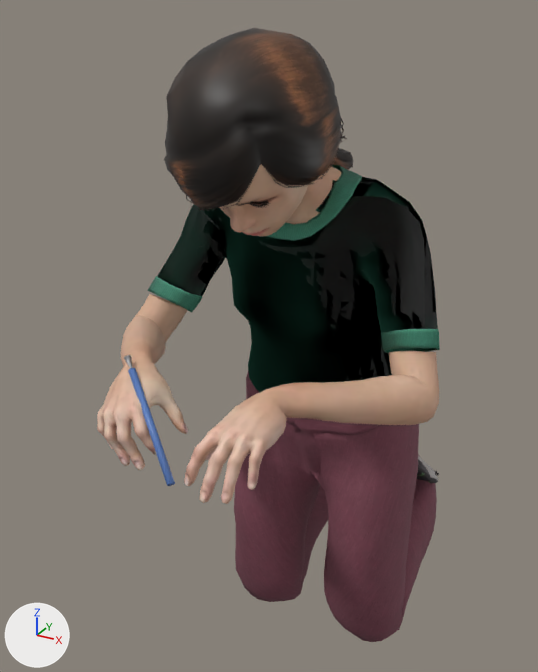
The glTF model assets/props/people-ines-kid-kneel-craft.glb, before and after one commit.
The view is the same before and after, from a 50 mm lens placed at (0.405, -0.846, 0.121), pointed at (-0.064, 0.006, -0.305). Every picture has the same lights, and +X, +Y and +Z are marked at lower left. The picture after the commit comes second. Vertices at exactly the same position are counted once.

The first picture shows 'people-ines-kid-kneel-craft'.
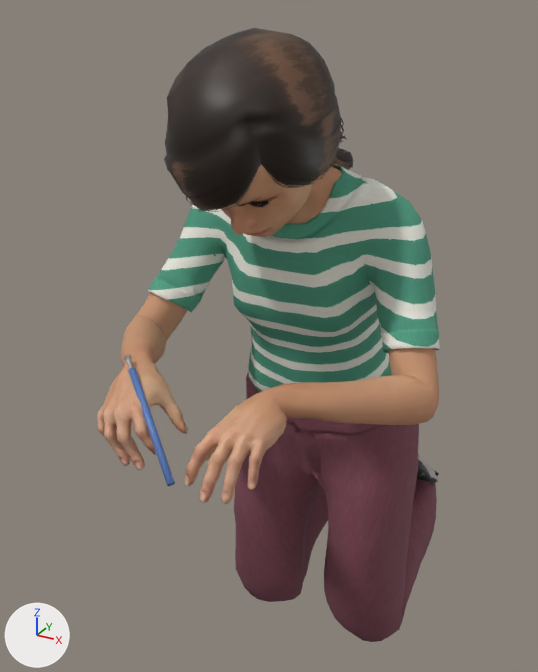
Changed parts and their boxes [x1, y1, x2, y2] in the pictures (538 x 672 px; the box of a moved part takes in the faces that stretch with it):
'people-ines-kid-kneel-craft', surface changed, reshaped: [97, 28, 440, 642] in both
part 1 of me_base_001, moved or reshaped: [97, 28, 439, 641] in both

The change, as a diff of the scene's bpy script:
```diff
--- a/assets/props/people-ines-kid-kneel-craft.glb.py
+++ b/assets/props/people-ines-kid-kneel-craft.glb.py
@@ img_people_ines_kid_kneel_craft__6_t_shirt_basic_png_tint @@
+img_people_ines_kid_kneel_craft__6_t_shirt_basic_png_tint = load_image('people-ines-kid-kneel-craft--6-T-shirt_basic.png_tint', '_unpacked/people-ines-kid-kneel-craft--6-T-shirt_basic.png_tint', 1024, 1024, 'sRGB')
@@ img_people_ines_kid_kneel_craft__2_young_lightskinned_female_diffuse_png @@
+img_people_ines_kid_kneel_craft__2_young_lightskinned_female_diffuse_png = load_image('people-ines-kid-kneel-craft--2-young_lightskinned_female_diffuse.png', '_unpacked/people-ines-kid-kneel-craft--2-young_lightskinned_female_diffuse.png', 1024, 1024, 'sRGB')
@@ mat_human_body @@
 mat_human_body = principled_material('Human.body')
-mat_human_body.texture = img_young_lightskinned_female_diffuse
-mat_human_body.roughness = 0.58
+mat_human_body.texture = img_people_ines_kid_kneel_craft__2_young_lightskinned_female_diffuse_png
+mat_human_body.roughness = 0.7
@@ mat_human_toigo_basic_tucked_t_shirt @@
 n0 = _N.new('ShaderNodeBsdfPrincipled'); n0.name = 'Principled BSDF'
 n2 = _N.new('ShaderNodeTexImage'); n2.name = 'Image Texture'
-n2.image = img_people_ines_kid_kneel_craft_t_shirt_basic_png
-n3 = _N.new('ShaderNodeNormalMap'); n3.name = 'Normal Map'
-n3.uv_map = 'UVMap'
-n4 = _N.new('ShaderNodeTexImage'); n4.name = 'Image Texture.001'
-n4.image = img_t_shirt_basic_bump
+n2.image = img_people_ines_kid_kneel_craft__6_t_shirt_basic_png_tint
 _L.new(n0.outputs[0], n1.inputs[0])  # 'BSDF' to 'Surface'
 _L.new(n2.outputs[0], n0.inputs[0])  # 'Color' to 'Base Color'
-_L.new(n3.outputs[0], n0.inputs[5])  # 'Normal' to 'Normal'
-_L.new(n4.outputs[0], n3.inputs[1])  # 'Color' to 'Color'
@@ me_base_001 @@
 # used by ob_people_ines_kid_kneel_craft; location = (0.0, 0.0, 0.0)
-me_base_001.from_pydata(...)  # 20649 vertices, 36464 faces; spans x -0.218..0.21, y -0.36..0.367, z -0.855..0.103
+me_base_001.from_pydata(...)  # 20825 vertices, 36764 faces; spans x -0.218..0.21, y -0.36..0.366, z -0.855..0.103
+# me_base_001 part 1: 446 vertices moved within x -0.104..0.105, y -0.331..0.152, z -0.392..-0.001; 6522 vertices removed from x -0.217..0.21, y -0.356..0.367, z -0.855..0.098; 6702 vertices added at x -0.217..0.21, y -0.356..0.366, z -0.855..0.098
+# other edits to the shape of me_base_001 do not show in these pictures
 me_base_001.materials.append(mat_human_body)
```
